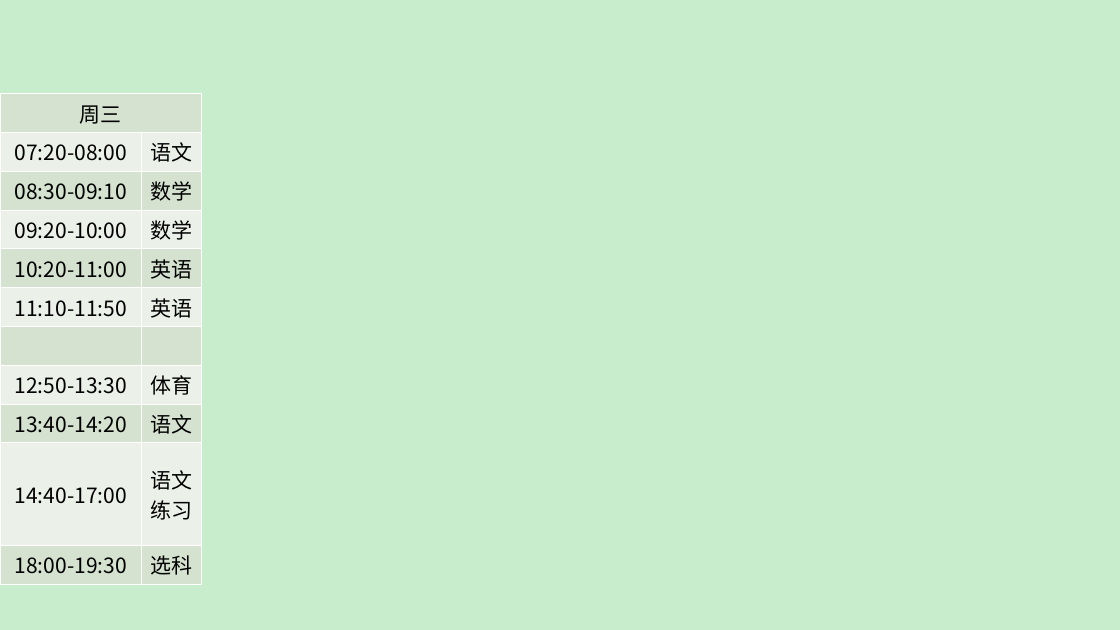
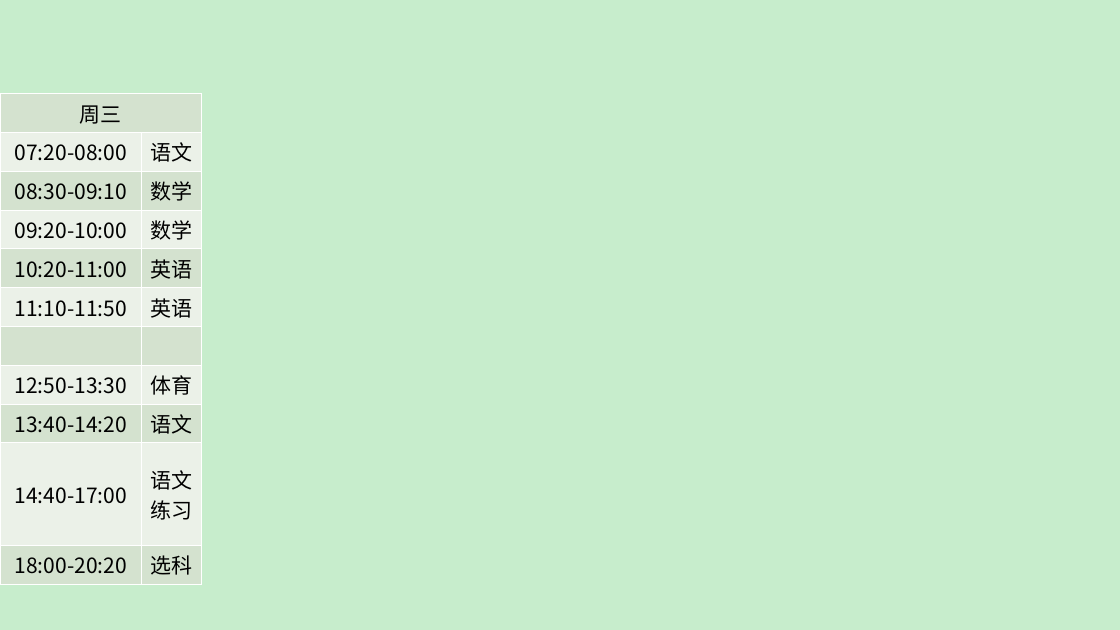
Before and after one commit to ZhichuCen/multifunctionwallpaper, a slide deck: slide 3 of 课表.pptx. Drawn at 1120x630 pixels with LibreOffice and Linux fonts; fonts in the diff are those of the drawing. Boxes give left, top, right and bottom in pixels: in the first picture for what was removed or moved away, otherwise in the second. Text is boxed around its words. In the diff, an @@ line names an element or a change of style, - is before the commit and + after.

```diff
--- a/课表.pptx
+++ b/课表.pptx
@@ table at <box>0,93,202,579</box> @@
-row 11, column 1: 18:00-19:30
+row 11, column 1: 18:00-20:20
```
Also in this commit, not shown: 1 other slide changed, 5 other files.
